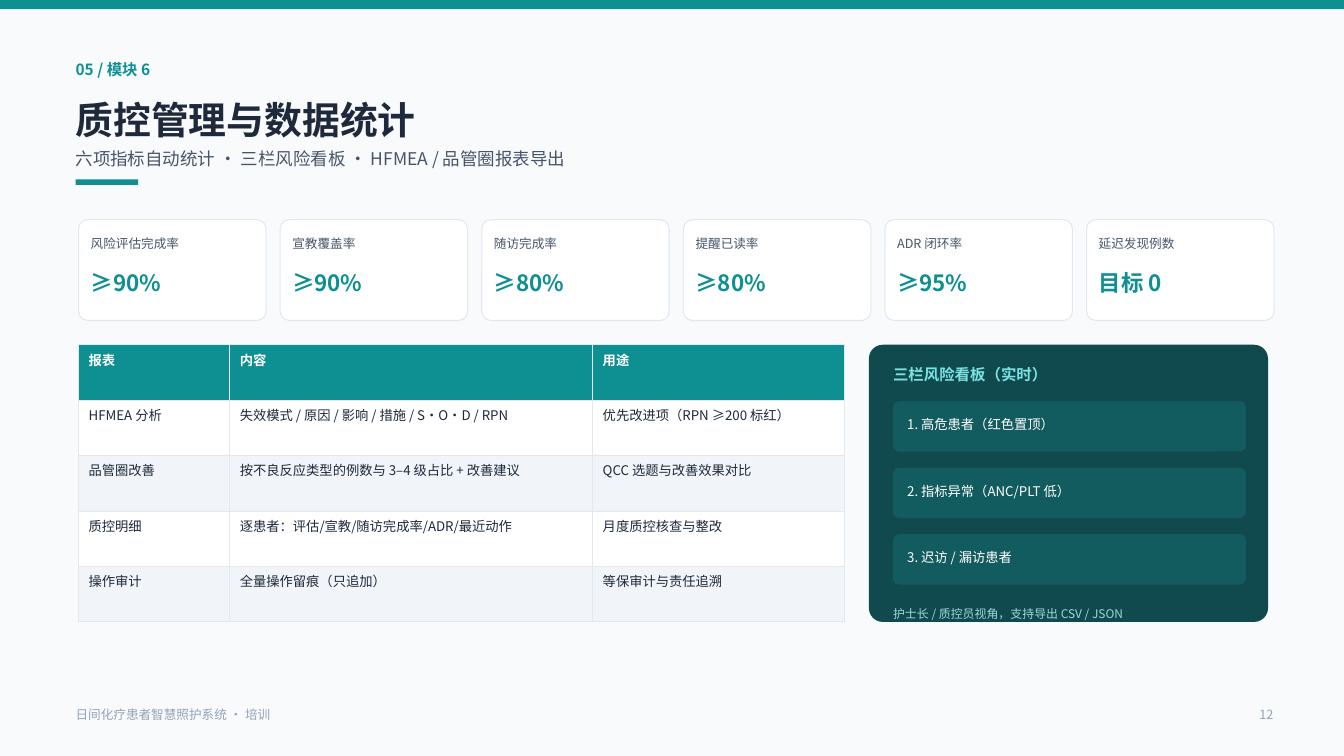
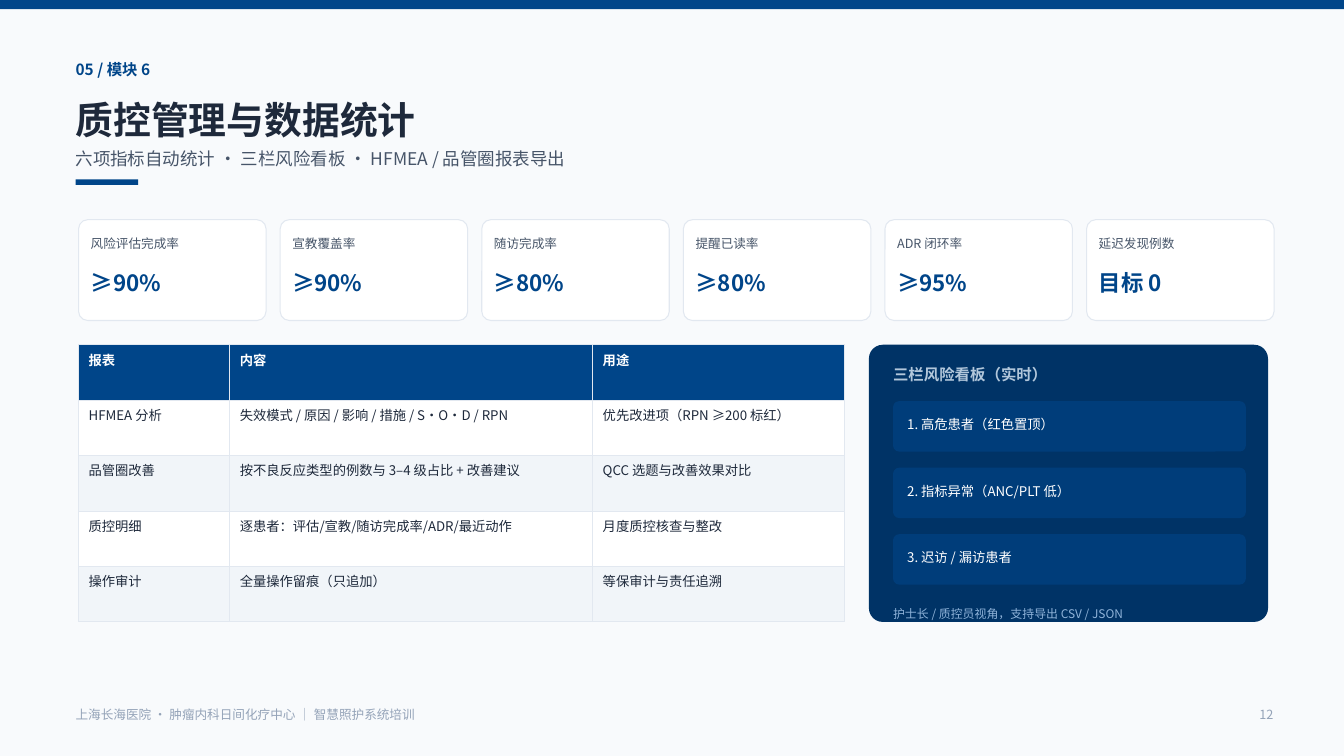
Before and after one commit to greatday4yole/daychemo-smart-care, a slide deck: slide 12 of docs/日间化疗智慧照护系统-培训PPT.pptx. Drawn at 1344x756 pixels with LibreOffice and Linux fonts; fonts in the diff are those of the drawing. Boxes give left, top, right and bottom in pixels: in the first picture for what was removed or moved away, otherwise in the second. Text is boxed around its words. In the diff, an @@ line names an element or a change of style, - is before the commit and + after.

Commit message:
feat(ui): 参照上海长海医院官网重构视觉风格并接入医院标识
设计参照 chhospital.com.cn（医院简介页）：
- 配色：主色海军蓝 #004589 / 深 #003366，点缀中国红 #d01027，白底 + #f7f9fc 辅助底
- 排版：机构式直角卡片（rounded 2-3px）、左侧竖条标题（heading-bar）、实心色块标题（heading-block）、细线表格
- 框架：顶部机构信息条（医院全称/系统状态/等保）、面包屑导航、海军蓝选中态侧栏、机构页脚
- 登录页：官网式布局（院徽+系统名、海军蓝主导航条、深蓝宣示横幅、实心色块分区、右侧能力栏）
- logo：接入医院院徽与书法字标（浅底/深底两版），应用于登录页、医护端、患者端、床头端、PPT 封面
- 患者端/床头端同步配色，患者端顶部加院徽与机构名
- 文档与截图全部更新，PPT 换海军蓝主题并加院徽
- 回归：verify 30/30、smoke 24/24、audit 44/44

```diff
--- a/docs/日间化疗智慧照护系统-培训PPT.pptx
+++ b/docs/日间化疗智慧照护系统-培训PPT.pptx
@@ text colour #0E8F92 to #004589 in 7 elements at (76,62,150,77), (91,273,161,292), (292,273,362,292), (494,273,564,292), (696,273,766,292), (897,273,967,292), (1099,272,1162,293) @@
@@ fill #0E8F92 to #004589 in 5 elements at (0,0,1344,9), (76,179,138,186), (79,345,230,400), (230,345,593,400), (593,345,845,400) @@
@@ rounded rectangle at (869,345,1268,622): fill #104A4E to #003366 @@
@@ text "三栏风险看板（实时）" at (893,367,1047,382): text colour #7BE2E0 to #B2C7DB @@
@@ fill #125B5F to #003D7A in 3 elements at (893,401,1246,452), (893,468,1246,518), (893,534,1246,585) @@
@@ text "护士长 / 质控员视角，支持导出 CSV / ..." at (893,608,1123,619): text colour #9ED8D7 to #8FB3D9 @@
@@ text at (76,708,415,720): text changed @@
-日间化疗患者智慧照护系统 · 培训
+上海长海医院 · 肿瘤内科日间化疗中心 ｜ 智慧照护系统培训
```
Also in this commit, not shown: 16 other slides changed, 52 other files.
